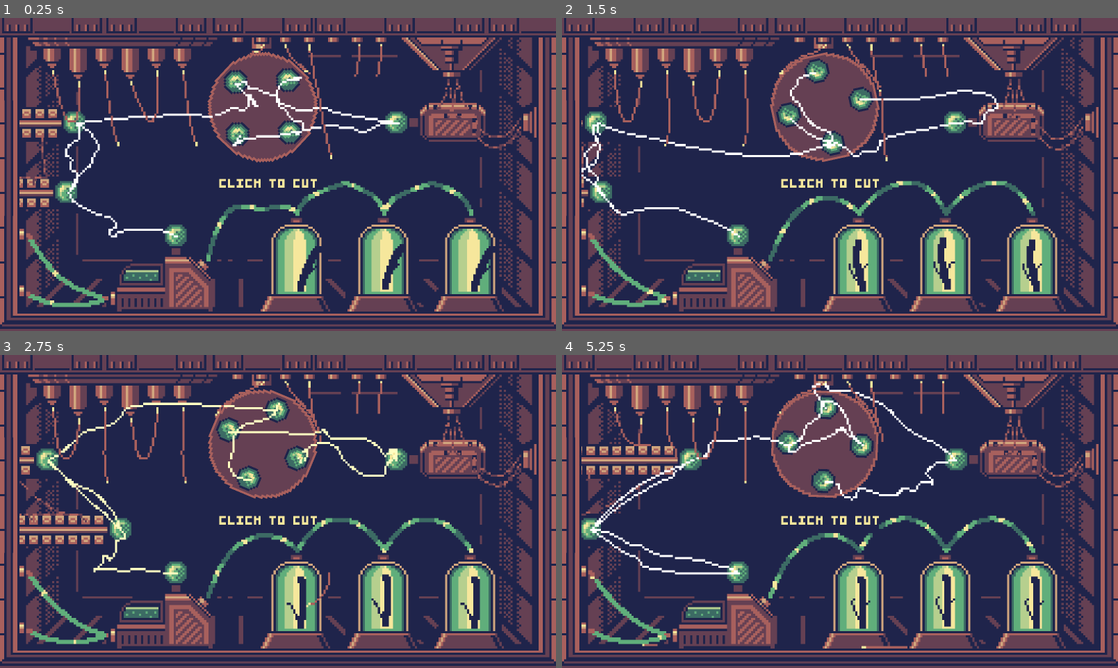
Above: before the commit, frames 1-4 (two rows, left to right).
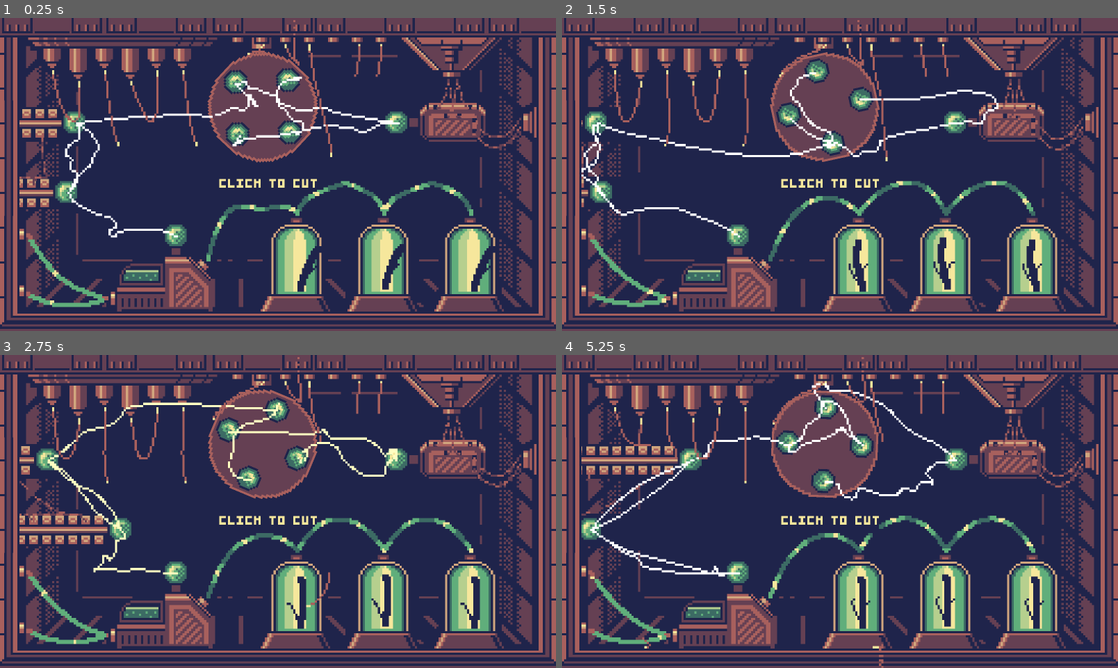
Above: after the commit, the same moments.

Repository: Donitzo/godot-pixel-rope
Game: Godot game, scene res://nodes/demo.tscn
Two runs of this game, one before a commit and one after it. Both use one fixed random seed, a clock stepped at 60 frames per second and the inputs below.
Inputs (mouse positions are in pixels of both pictures, inside the frame that each line leads up to):
- Up to frame 1 (0.25 s): no input
- Up to frame 2 (1.5 s): move the mouse to (962, 158) at 0.52 s; click (962, 158) at 0.67 s; move the mouse to (728, 190) at 1.27 s; click (728, 190) at 1.42 s
- Up to frame 3 (2.75 s): move the mouse to (333, 442) at 2.02 s; click (333, 442) at 2.17 s
- Up to frame 4 (5.25 s): move the mouse to (812, 574) at 2.77 s; click (812, 574) at 2.92 s; move the mouse to (1006, 558) at 3.52 s; click (1006, 558) at 3.67 s; move the mouse to (673, 464) at 4.27 s; click (673, 464) at 4.42 s; move the mouse to (867, 511) at 5.02 s; click (867, 511) at 5.17 s

The runs differ from the first frame. In frame 1, 0.3% of the frame differs, in the area x 7-60%, y 0-46%; in frame 2, 0.2%; in frame 3, 0.3%; in frame 4, 1.0%, in the area x 5-63%, y 0-100%.

Commit message:
Added sleep for collisions.

Diff:
--- a/src/pixel_rope/pixel_rope.gd
+++ b/src/pixel_rope/pixel_rope.gd
@@ -86,8 +86,6 @@
 
 ## Whether rope control points collide with 2D physics bodies.
 @export var collide_with_world: bool = false
-## Interval between control points tested for collisions. 1 = test every point.
-@export_range(1, 8) var collision_test_stride: int = 1
 ## 2D physics collision mask used by rope collision queries.
 @export_flags_2d_physics var collision_mask: int = 1
 ## Distance to push rope points away from hit surfaces.
@@ -96,6 +94,12 @@
 @export_range(0.0, 1.0) var collision_friction: float = 0.7
 ## Normal velocity retained after impact.
 @export_range(0.0, 1.0) var collision_restitution: float = 0.2
+## Interval between control points tested for collisions. 1 = test every point. Is fixed.
+@export_range(1, 8) var collision_test_point_interval: int = 1
+## Collision test time interval in physics ticks for idle rope control points
+@export_range(1, 8) var collision_test_idle_stride: int = 4
+## How many seconds of non-colliding it takes for a control point to go idle
+@export var collision_sleep_seconds: float = 2.0
 
 # Raycast distance from INSIDE a collision shape towards the surface
 const _RAYCAST_DISTANCE: float = 8.0
@@ -147,6 +151,12 @@
 # Temporary control points
 var _temp_control_points: PackedVector4Array = PackedVector4Array()
 
+# The number of seconds since a control point collided with the world
+var _seconds_since_control_point_collision: PackedFloat32Array = PackedFloat32Array()
+
+# Current collision stride
+var _collision_tick: int = 0
+
 func _ready() -> void:
     if Engine.is_editor_hint():
         return
@@ -161,6 +171,7 @@
 
     _cut_control_points.resize(MAX_CONTROL_POINTS)
     _temp_control_points.resize(MAX_CONTROL_POINTS)
+    _seconds_since_control_point_collision.resize(MAX_CONTROL_POINTS)
 
     reset()
 
@@ -200,6 +211,10 @@
     # Reset cut / pinned control points
     for i in MAX_CONTROL_POINTS:
         _cut_control_points[i] = 0
+
+    # Start ropes sleeping
+    for i in MAX_CONTROL_POINTS:
+        _seconds_since_control_point_collision[i] = collision_sleep_seconds + 1e-6
 
     _material.set_shader_parameter('control_point_is_cut', _cut_control_points)
 
@@ -230,7 +245,7 @@
     # Warmup simulation
     for i in warmup_steps:
         _simulate_points(warmup_timestep)
-        _constrain_points()
+        _constrain_points(warmup_timestep)
 
     _update_shader_params()
 
@@ -396,7 +411,7 @@
         return
 
     _simulate_points(delta)
-    _constrain_points()
+    _constrain_points(delta)
 
 func _process(delta: float) -> void:
     if Engine.is_editor_hint():
@@ -422,7 +437,7 @@
         if controller.enabled:
             controller.simulate_points(self, delta, _cp_next, control_point_count)
 
-func _constrain_points() -> void:
+func _constrain_points(delta: float) -> void:
     var pin_start: bool = _start_pinned
     var pin_end: bool = _end_pinned
 
@@ -496,8 +511,19 @@
         )
         ray_query.hit_from_inside = false
 
+        _collision_tick += 1
+
         for j in control_point_count:
-            if is_point_pinned(j) or (j % collision_test_stride) != 0:
+            # Point is skipped or pinned
+            if (j % collision_test_point_interval) != 0 or is_point_pinned(j):
+                continue
+
+            var sleeping: bool = _seconds_since_control_point_collision[j] > collision_sleep_seconds
+            _seconds_since_control_point_collision[j] += delta
+
+            # Point is sleeping and staggered
+            if sleeping and\
+                ((_collision_tick + j / collision_test_point_interval) % collision_test_idle_stride) > 0:
                 continue
 
             var point: Vector2 = _cp_next[j]
@@ -525,6 +551,8 @@
 
             if best_overlap == INF:
                 continue
+
+            _seconds_since_control_point_collision[j] = 0
 
             var movement: Vector2 = best_target_position - _cp_next[j]
             var velocity: Vector2 = _cp_next[j] - _cp_last[j]
